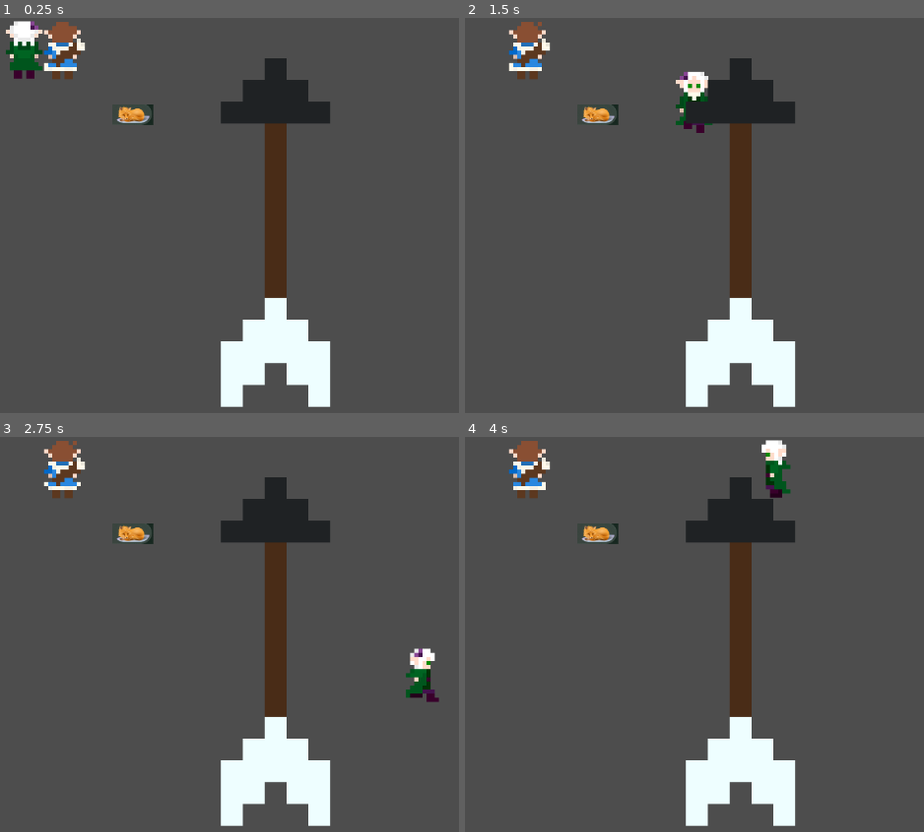
Above: before the commit, frames 1-4 (two rows, left to right).
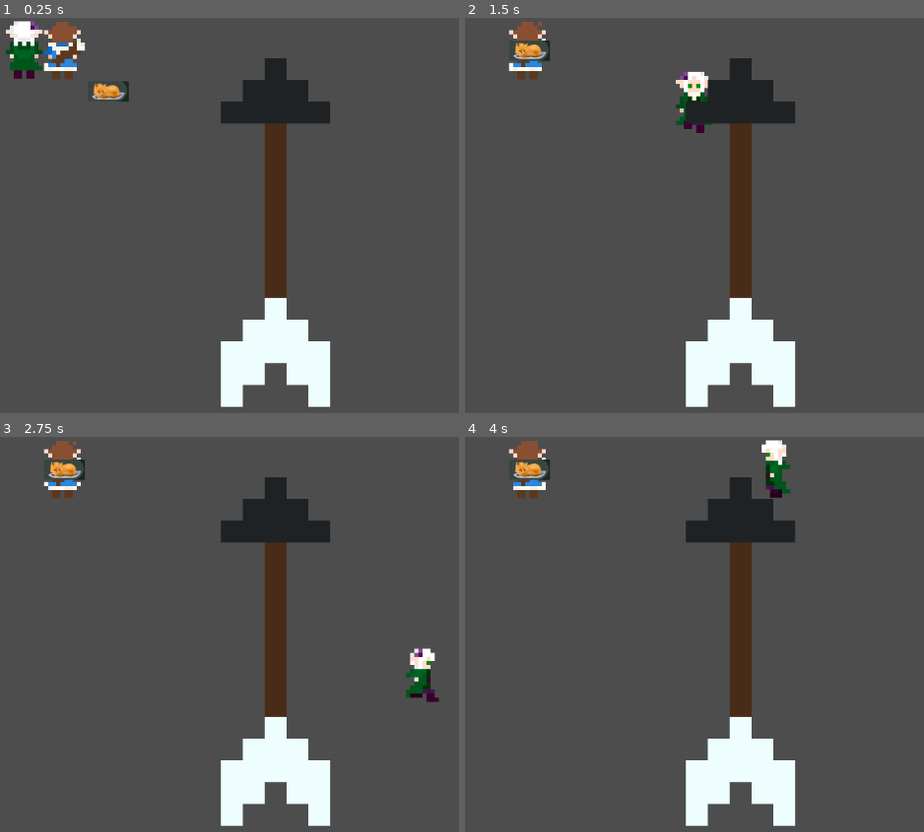
Above: after the commit, the same moments.

Repository: WolfCipher/Together
Game: Godot game, scene res://Scenes/test.tscn
Two runs of this game, one before a commit and one after it. Both use one fixed random seed, a clock stepped at 60 frames per second and the inputs below.
Inputs:
- Up to frame 1 (0.25 s): no input
- Up to frame 2 (1.5 s): hold D (e_right) 0.53-1.28 s; hold S (e_down) from 1.28 s (still down)
- Up to frame 3 (2.75 s): release S (e_down) at 2.03 s; hold D (e_right) from 2.03 s (still down)
- Up to frame 4 (4 s): release D (e_right) at 2.78 s; hold W (e_up) 2.78-3.53 s; hold A (e_left) from 3.53 s (still down)

The runs differ from the first frame. In frame 1, 0.5% of the frame differs, in the area x 19-34%, y 15-28%; in frame 2, 0.7%, in the area x 9-34%, y 5-28%; in frame 3, 0.7%; in frame 4, 0.7%.

Commit message:
Handled enemy tracking
Follows the player closer to them

Diff:
--- a/Entities/Enemy/enemy.gd
+++ b/Entities/Enemy/enemy.gd
@@ -1,19 +1,34 @@
 extends AnimatedSprite2D
 
 @onready var root: Node2D = $".."
-@export var speed = 400
+@export var speed = 200
 @export var faceDir = 0 # 0=up, 1=down, 2=right, 3=left
+@export var target1: Node2D
+@export var target2: Node2D
 
 func _ready() -> void:
 	self.play()
 
 # Called every frame. 'delta' is the elapsed time since the previous frame.
 func _process(delta: float) -> void:
-	# Get movement direction from WASD
-	var dir := Vector2(0,0)
 
-	# Move the sprite
-	position += dir * speed * delta
+	# Determine target: follow whoever is closer
+	var pos1 = target1.global_position
+	var pos2 = target2.global_position
+	var dist1 = abs(global_position - pos1)
+	var dist2 = abs(global_position - pos2)
+	var target_pos : Vector2
+
+	if dist1 < dist2:
+		target_pos = pos1
+	else:
+		target_pos = pos2
+
+	# Move enemy to target
+	global_position = global_position.move_toward(target_pos, speed*delta)
+
+	# Determine the direction and handle animations accordingly
+	var dir = (target_pos - global_position).normalized()
 
 	# Handle animations
 	if dir == Vector2.ZERO:
--- a/Scenes/test.tscn
+++ b/Scenes/test.tscn
@@ -685,8 +685,64 @@
 "texture": ExtResource("147_ff0aa")
 }],
 "loop": true,
-"name": &"default",
-"speed": 5.0
+"name": &"idle_down",
+"speed": 12.0
+}, {
+"frames": [{
+"duration": 1.0,
+"texture": ExtResource("147_ff0aa")
+}],
+"loop": true,
+"name": &"idle_left",
+"speed": 12.0
+}, {
+"frames": [{
+"duration": 1.0,
+"texture": ExtResource("147_ff0aa")
+}],
+"loop": true,
+"name": &"idle_right",
+"speed": 12.0
+}, {
+"frames": [{
+"duration": 1.0,
+"texture": ExtResource("147_ff0aa")
+}],
+"loop": true,
+"name": &"idle_up",
+"speed": 12.0
+}, {
+"frames": [{
+"duration": 1.0,
+"texture": ExtResource("147_ff0aa")
+}],
+"loop": true,
+"name": &"walk_down",
+"speed": 12.0
+}, {
+"frames": [{
+"duration": 1.0,
+"texture": ExtResource("147_ff0aa")
+}],
+"loop": true,
+"name": &"walk_left",
+"speed": 12.0
+}, {
+"frames": [{
+"duration": 1.0,
+"texture": ExtResource("147_ff0aa")
+}],
+"loop": true,
+"name": &"walk_right",
+"speed": 12.0
+}, {
+"frames": [{
+"duration": 1.0,
+"texture": ExtResource("147_ff0aa")
+}],
+"loop": true,
+"name": &"walk_up",
+"speed": 12.0
 }]
 
 [node name="Test" type="Node2D" unique_id=837400696]
@@ -712,7 +768,10 @@
 position = Vector2(454, 315)
 sprite_frames = SubResource("SpriteFrames_1fd1n")
 
-[node name="Enemy" type="AnimatedSprite2D" parent="." unique_id=1647918488]
+[node name="Enemy" type="AnimatedSprite2D" parent="." unique_id=1647918488 node_paths=PackedStringArray("target1", "target2")]
 position = Vector2(229, 142)
 sprite_frames = SubResource("SpriteFrames_swhmq")
+animation = &"walk_up"
 script = ExtResource("148_ff0aa")
+target1 = NodePath("../Elvyria")
+target2 = NodePath("../Ryl")
